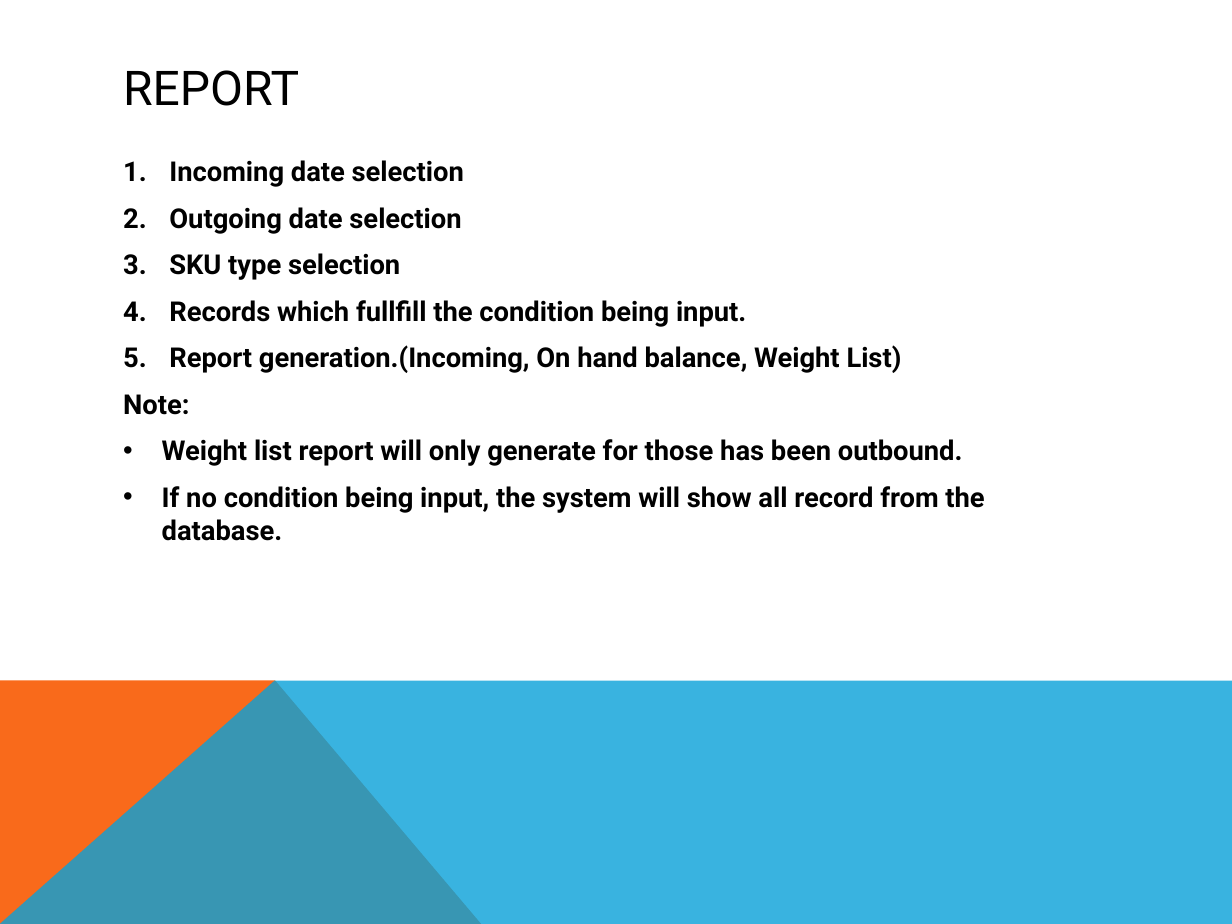
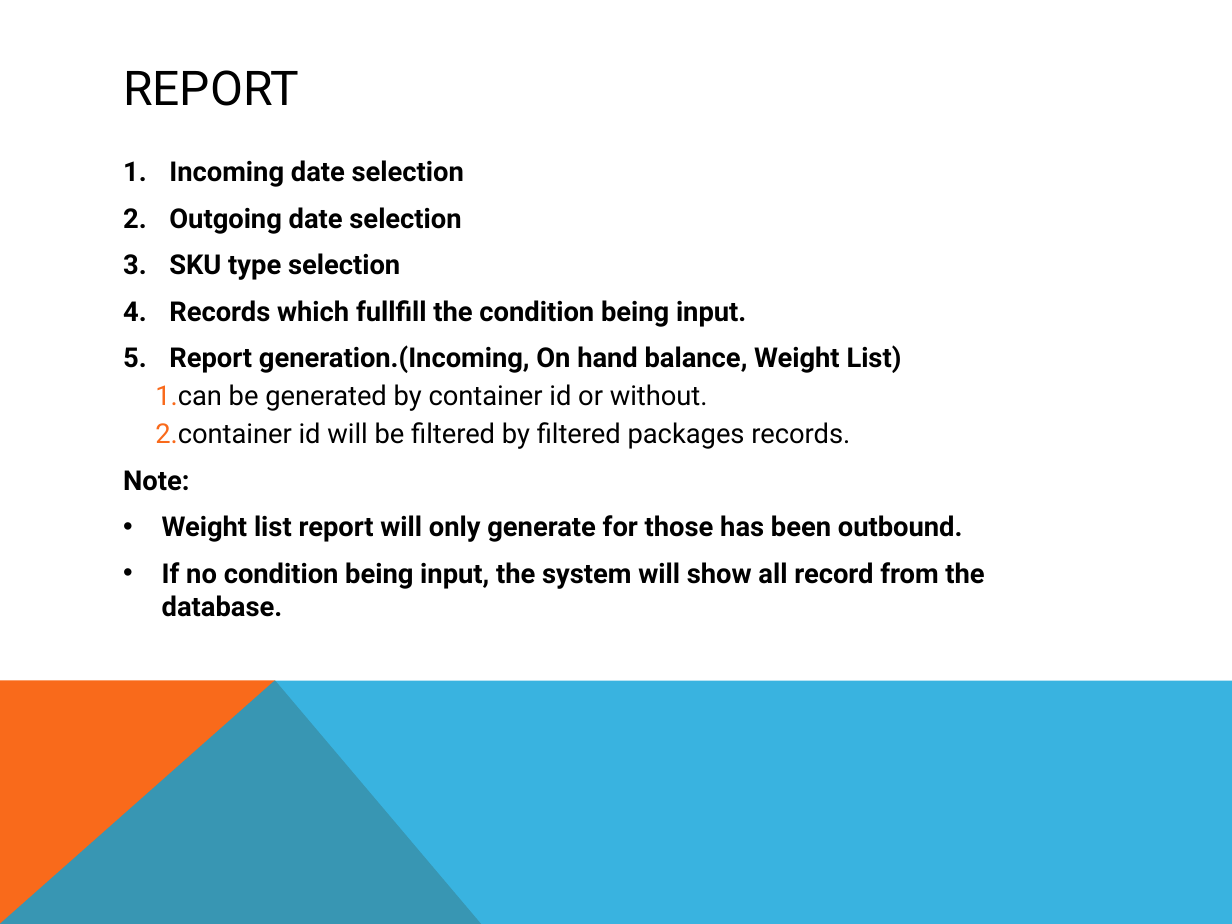
Before and after one commit to chiewx96/PDI_Project, a slide deck: slide 10 of PDI_Feather_Tracking_WPF/PDI_Feather_Tracking_WPF/PDI Feather tracking.pptx. Drawn at 1232x924 pixels with LibreOffice and Linux fonts; fonts in the diff are those of the drawing. Boxes give left, top, right and bottom in pixels: in the first picture for what was removed or moved away, otherwise in the second. Text is boxed around its words. In the diff, an @@ line names an element or a change of style, - is before the commit and + after.

Commit message:
updated presentation slides

```diff
--- a/PDI_Feather_Tracking_WPF/PDI_Feather_Tracking_WPF/PDI Feather tracking.pptx
+++ b/PDI_Feather_Tracking_WPF/PDI_Feather_Tracking_WPF/PDI Feather tracking.pptx
@@ text at [155,384,850,449]: paragraphs added @@
+    1. can be generated by container id or without.
+    2. container id will be filtered by filtered packages records.
```
Also in this commit, not shown: 2 other slides changed.
